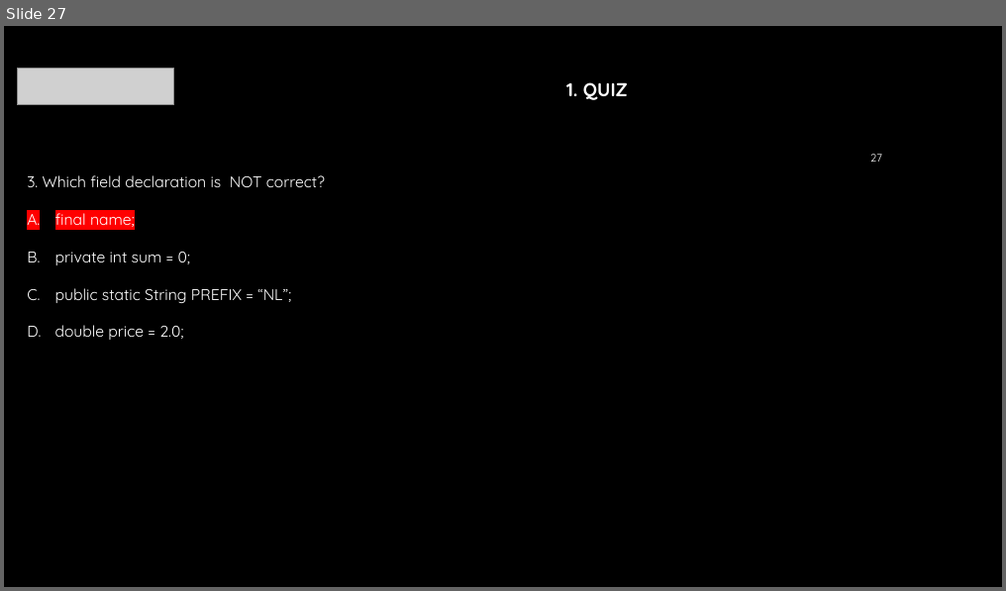
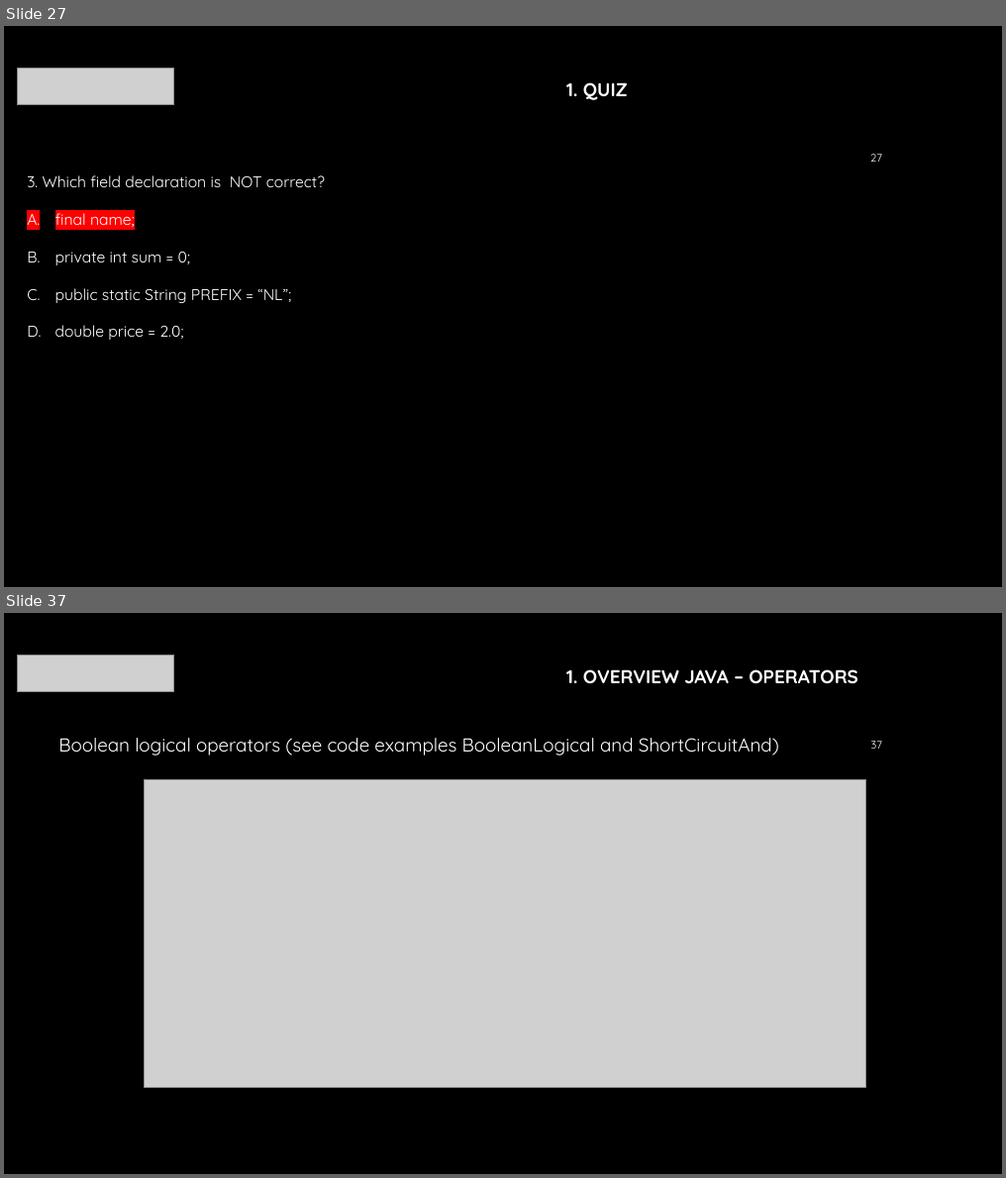
Before and after one commit to mraalten/javafundamentals, a slide deck: docs/training/Presentation.pptx. Shown one above the other, each under a label of ours: slide 27 before the commit, slides 27 and 37 after it; the slides between them are not shown. The pictures are 1006x591 and 1006x1178 pixels, drawn with LibreOffice and Linux fonts; fonts in the diff are those of the drawing; grey boxes stand for pictures; background and template pictures are left out. Boxes give left, top, right and bottom in pixels: in the first picture for what was removed or moved away, otherwise in the second. Text is boxed around its words. In the diff, an @@ line names an element or a change of style, - is before the commit and + after.

```diff
--- a/docs/training/Presentation.pptx
+++ b/docs/training/Presentation.pptx
@@ slide 37 added at (x1=4, y1=613, x2=1002, y2=1174), background #000000 @@
@@ picture added at (x1=18, y1=655, x2=174, y2=692) @@
@@ text added at (x1=566, y1=669, x2=858, y2=683), 18 pt, text #FFFFFF, bold @@
+1. OVERVIEW JAVA – OPERATORS
@@ text added at (x1=58, y1=738, x2=779, y2=756), 18 pt, text #FFFFFF @@
+Boolean logical operators (see code examples BooleanLogical and ShortCircuitAnd)
@@ page number added at (x1=871, y1=741, x2=882, y2=749), 10.5 pt, text #FFFFFF @@
+37
@@ picture added at (x1=145, y1=780, x2=866, y2=1088) @@
```
Also in this commit, not shown: 2 slides changed, 22 other slides added.
